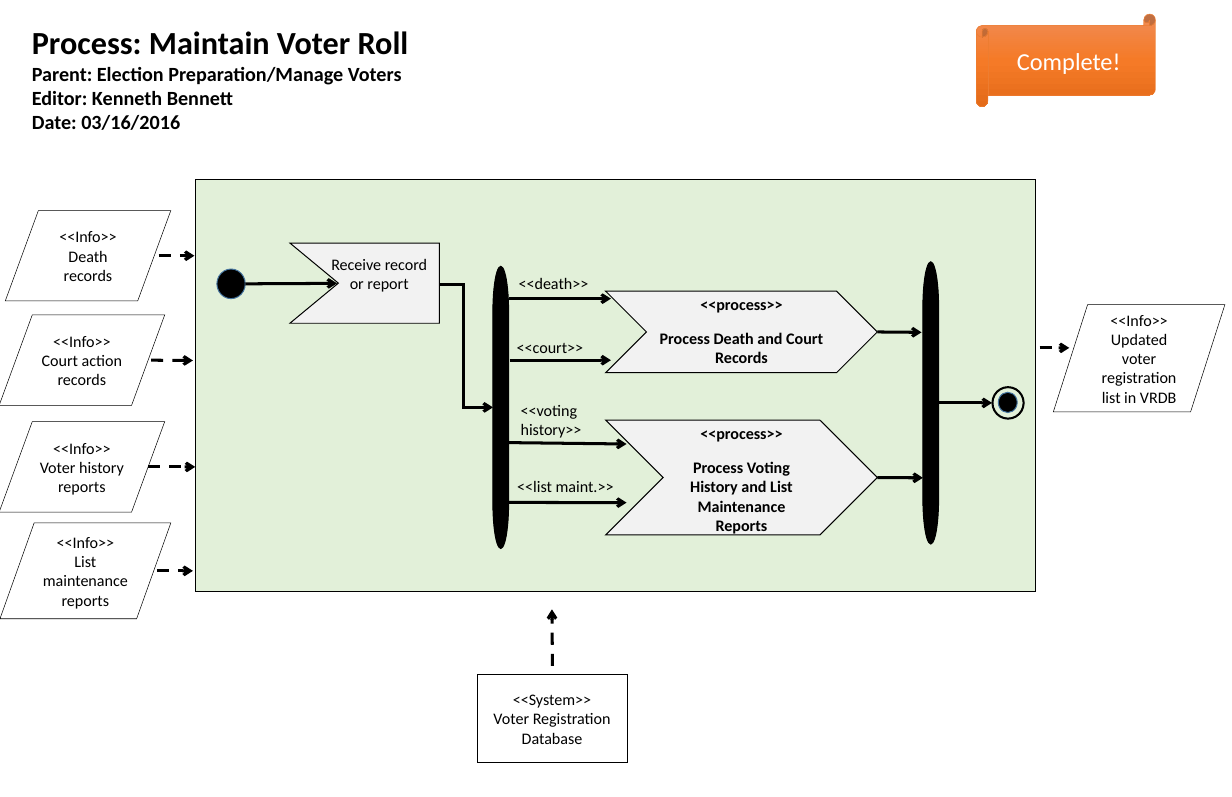
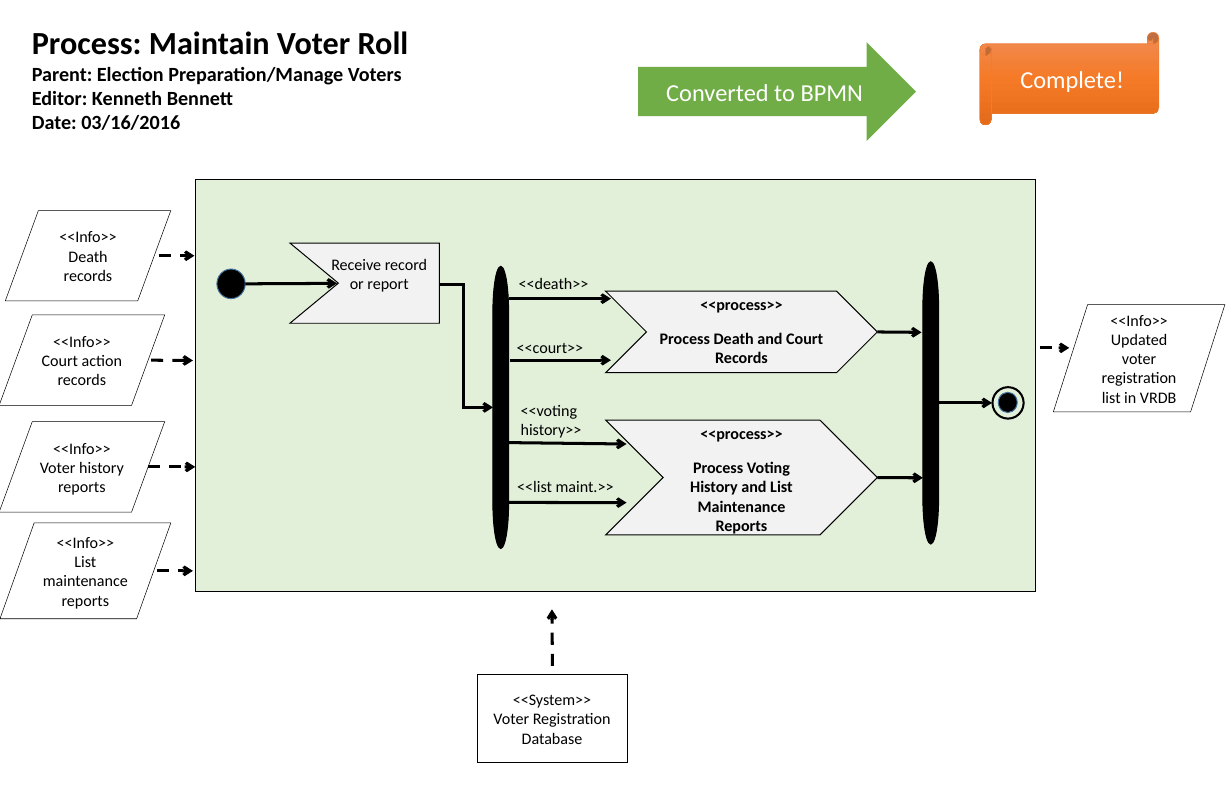
Before and after one commit to usnistgov/ElectionModeling, a slide deck: slide 19 of Election Modeling.pptx. Drawn at 1232x797 pixels with LibreOffice and Linux fonts; fonts in the diff are those of the drawing. Boxes give left, top, right and bottom in pixels: in the first picture for what was removed or moved away, otherwise in the second. Text is boxed around its words. In the diff, an @@ line names an element or a change of style, - is before the commit and + after.

```diff
--- a/Election Modeling.pptx
+++ b/Election Modeling.pptx
@@ right arrow added at [638, 42, 916, 141], fill #70AD47, 24.2 pt, text #FFFFFF @@
+Converted to BPMN
@@ horizontal scroll "Complete!": place and size @@
-horizontal scroll "Complete!" at [976, 14, 1155, 107]
+horizontal scroll "Complete!" at [980, 33, 1159, 125]
```
Also in this commit, not shown: 5 other slides changed.
